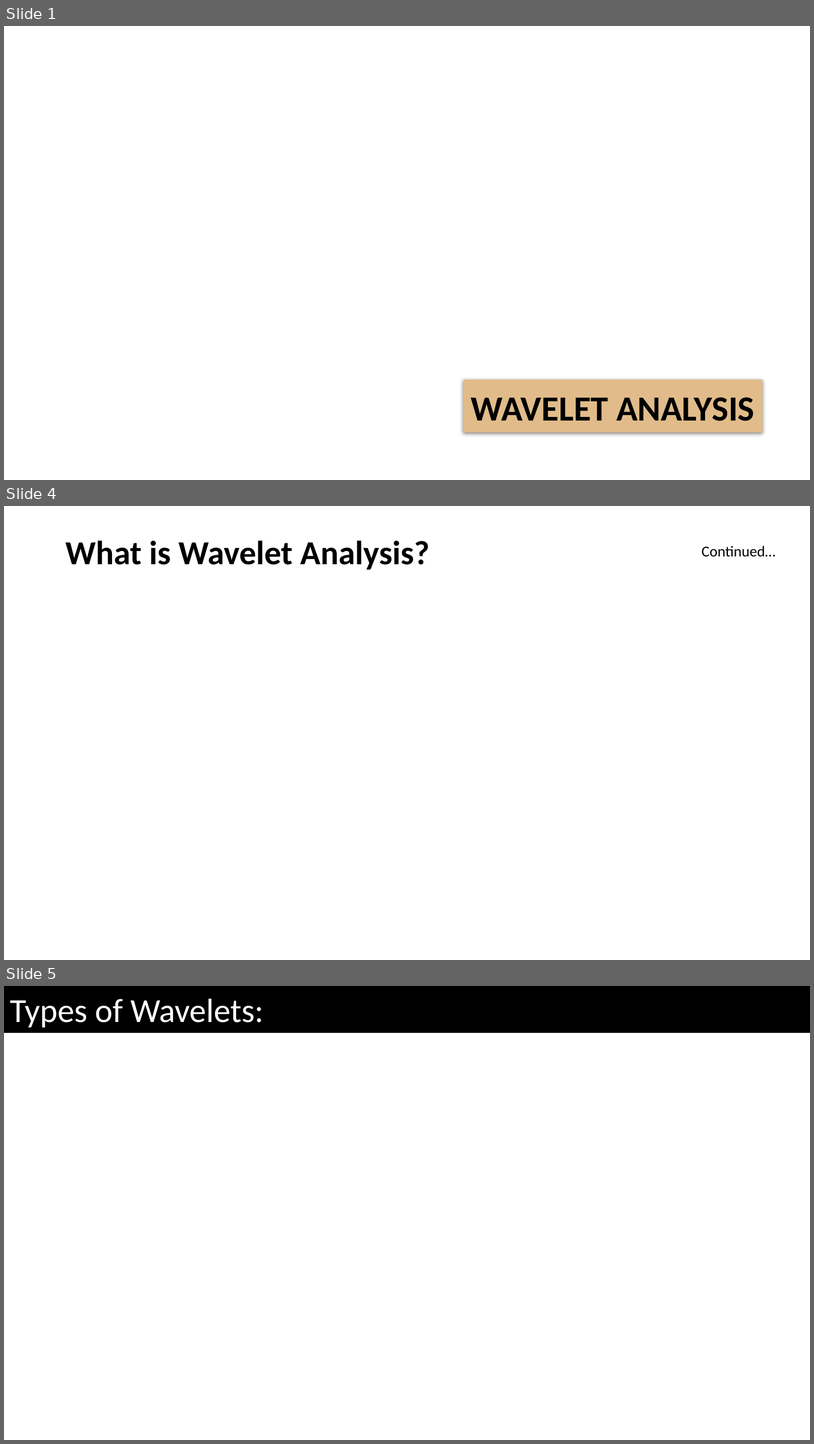
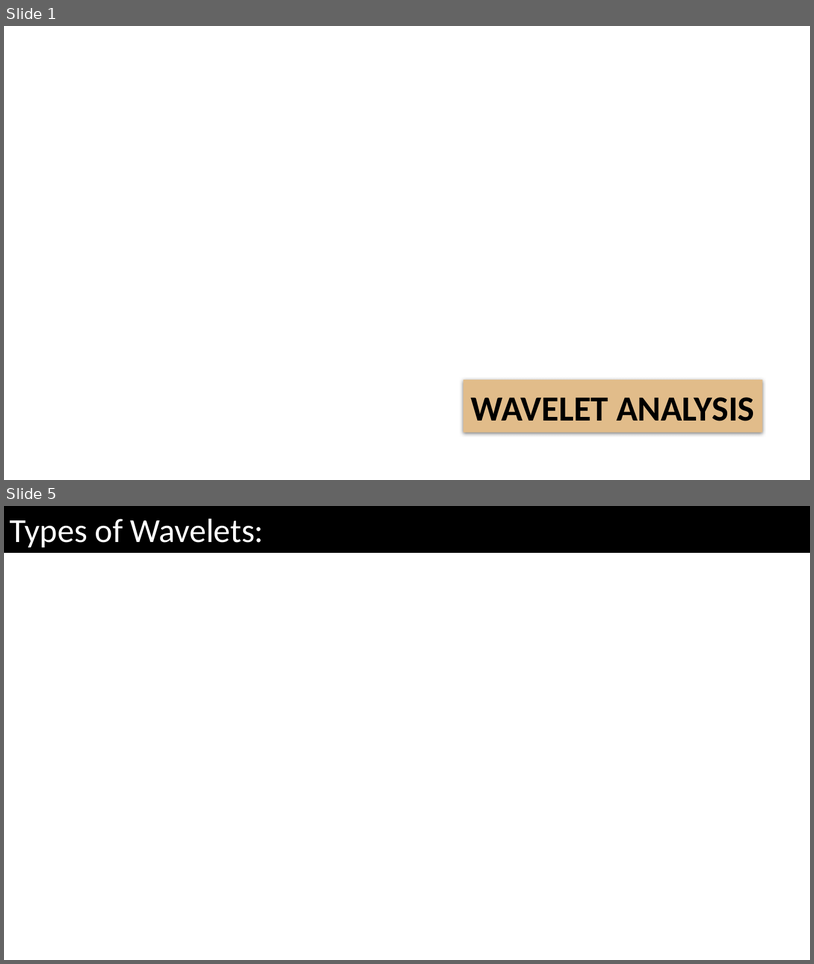
Before and after one commit to CodeBlocker007/Wavelet-Analysis, a slide deck: WaveletAnalysis.pptx. Shown one above the other, each under a label of ours: slides 1, 4 and 5 before the commit, slides 1 and 5 after it; the slides between them are not shown. The pictures are 814x1444 and 814x964 pixels, drawn with LibreOffice and Linux fonts; fonts in the diff are those of the drawing; grey boxes stand for pictures; background and template pictures are left out. Boxes give left, top, right and bottom in pixels: in the first picture for what was removed or moved away, otherwise in the second. Text is boxed around its words. In the diff, an @@ line names an element or a change of style, - is before the commit and + after.

```diff
--- a/WaveletAnalysis.pptx
+++ b/WaveletAnalysis.pptx
@@ slide 4 removed at (4, 506, 810, 960), background #FFFFFF @@
@@ title removed at (65, 540, 430, 570) @@
-What is Wavelet Analysis?
@@ text removed at (702, 546, 776, 557) @@
-Continued…
```
Also in this commit, not shown: 2 slides changed, 5 slides added, 5 other files.
